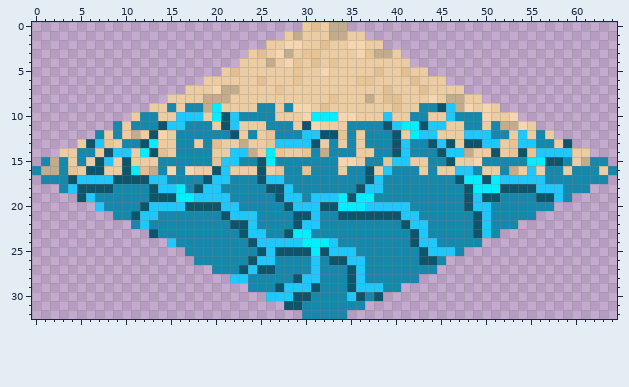
A sprite sheet gets an edit: source/core/assets/images/65x33_tiles/shorelineBottom_night.png. Above, as it was before the edit.
The file is 65x33 pixels. Pixels under 10% opacity are left out.
After the commit:
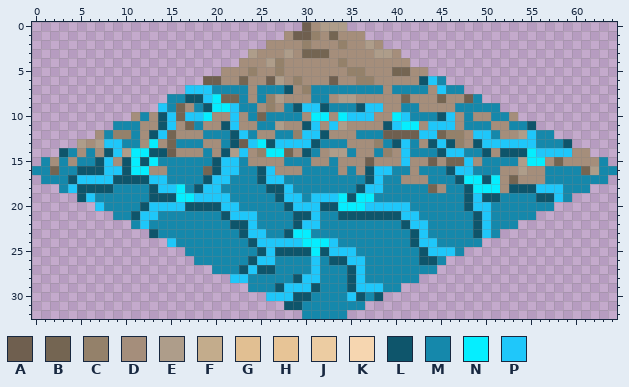
Palette (. is transparent): A #6f5f4f  B #746552  C #94816a  D #a58e7b  E #ae9d8a  F #c3ac8c  G #e1bf92  H #e7c496  J #eccca2  K #f6d6b0  L #0e556b  M #1588ab  N #05eeff  P #1fc7fa
The commit says: New version of the shorelines design added
The edit:
Changed rows in their new state; - is an unchanged pixel.
first column x 1:
 0 -----------------------------ADEEE-----------------------------
 1 ---------------------------DAACDBDDD---------------------------
 2 -------------------------DDDDCDDDCDDED-------------------------
 3 -----------------------EDDDEDBBBDDDDDEED-----------------------
 4 ----------------------DDDECDDDDDDCDDDDDDD----------------------
 5 --------------------DDDCDDCDDDDDDDCCDDDBBDD--------------------
 6 ------------------AADDBDDAEDCDDDADDCCDDDDDLPM------------------
 7 ----------------PPPMMMMDMMMLDCMMMMMMMMDMMMMDPMM----------------
 8 --------------MMLLPNBBMDMCEDDDMMDEEDDDDDBDDDBDDAM--------------
 9 ------------.P-BD-L-NPMMDCD-LPPLMMMLPPDDMMDDDDMMMMM------------
10 ----------D-DLPB--NDD-D-B-MMMD--DNPPPDDNP--ML-D-DDMMD----------
11 ---------M-DD--DB-DD--DDM-EDD-PDPEDDDD----D--PD--MDDMML--------
12 ------DMCCMD-PBDDD----P-DD--C---DDDM--AAAA--BCCD---DDEP-M------
13 ----EDEPP--D-DB--MDDMLAPNL-----M-MDDDC----D---CD---PP----M-----
14 --LMD-D--EN--LADDD-DLE-DC-NBDL-DEE-DD-CD-------MMLDLL-N----DD--
15 -D-D-M--D-NLN------L---DDDD---DD-DDDADDD-DDADBBPD----E--DBDDDD-
16 MB-ML--PP--NDDM-MMB--PMM-PDDDM---D-D-P---DM-ML---MMDDEDD--M-BEM
17 ----------------------------------------DDD--------DBDDD-------
18 -------------------------------------------BD------D-----------
Changed places in both pictures, as pixel boxes (x1, y1, x2, y2):
changed: (41, 22, 608, 193)
